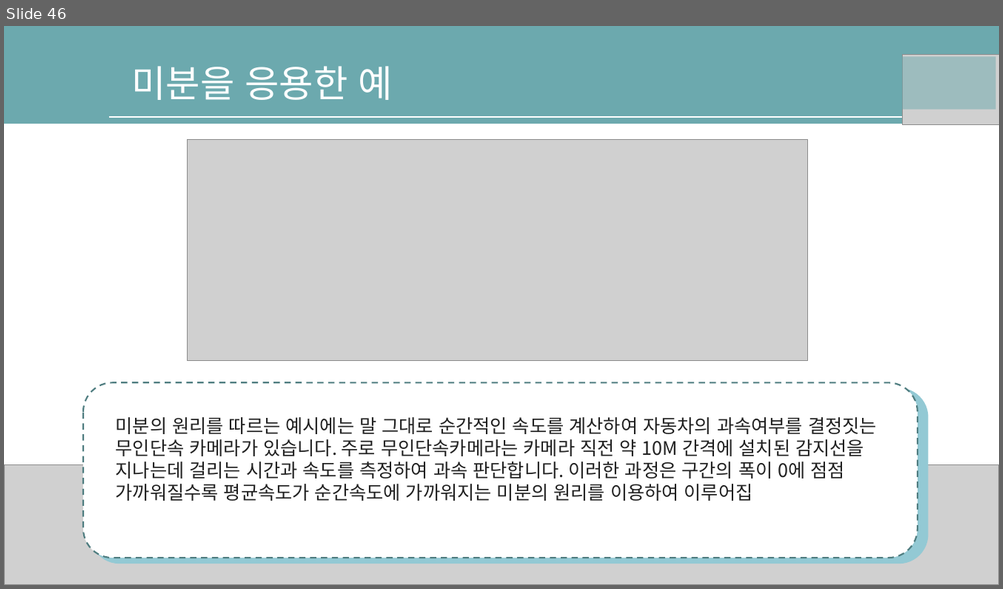
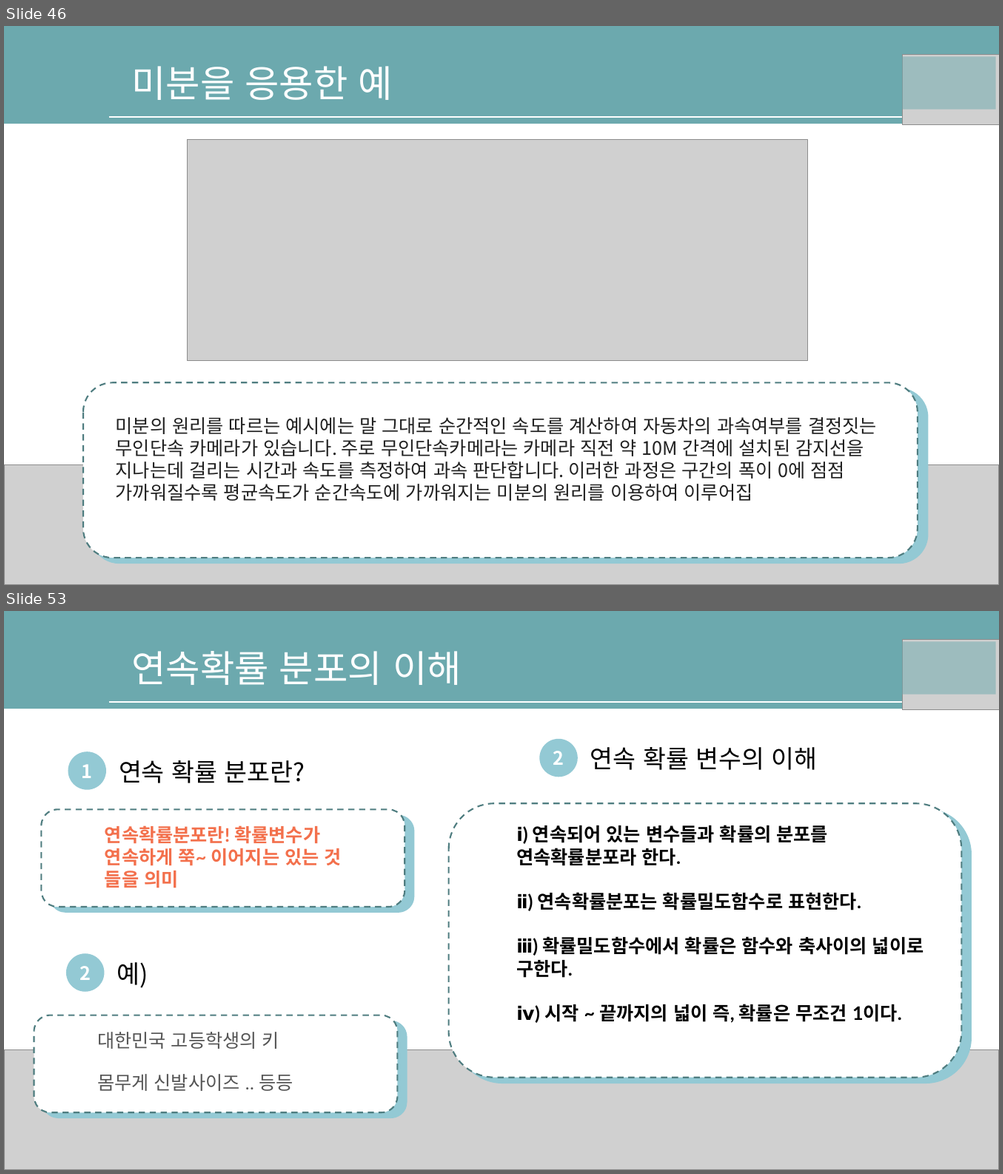
Before and after one commit to nqwrt/ai_doucument, a slide deck: AI-딥러닝을위한-수학공식.pptx. Shown one above the other, each under a label of ours: slide 46 before the commit, slides 46 and 53 after it; the slides between them are not shown. The pictures are 1003x589 and 1003x1174 pixels, drawn with LibreOffice and Linux fonts; fonts in the diff are those of the drawing; grey boxes stand for pictures; background and template pictures are left out. Boxes give left, top, right and bottom in pixels: in the first picture for what was removed or moved away, otherwise in the second. Text is boxed around its words. In the diff, an @@ line names an element or a change of style, - is before the commit and + after.

```diff
--- a/AI-딥러닝을위한-수학공식.pptx
+++ b/AI-딥러닝을위한-수학공식.pptx
@@ slide 53 added at (x1=4, y1=611, x2=999, y2=1170), background #FFFFFF; not listed: 2 template elements that a slide beside it also shows @@
@@ text added at (x1=131, y1=651, x2=461, y2=685), 36 pt, text #FFFFFF @@
+연속확률 분포의 이해
@@ rectangle added at (x1=899, y1=641, x2=996, y2=695), fill #6CA9AE at 50% opacity @@
@@ picture added at (x1=902, y1=639, x2=999, y2=709) @@
@@ ellipse added at (x1=540, y1=738, x2=578, y2=777), fill #93C9D4, 18 pt, text #FFFFFF, bold @@
+2
@@ ellipse added at (x1=68, y1=752, x2=106, y2=790), fill #93C9D4, 18 pt, text #FFFFFF, bold @@
+1
@@ text added at (x1=119, y1=760, x2=304, y2=783), 24 pt, text #000000 @@
+연속 확률 분포란?
@@ text added at (x1=590, y1=747, x2=817, y2=770), 24 pt, text #000000 @@
+연속 확률 변수의 이해
@@ rounded rectangle added at (x1=41, y1=809, x2=404, y2=907), fill #FFFFFF, outline #507D81 1.5 pt dashed @@
@@ rounded rectangle added at (x1=449, y1=803, x2=962, y2=1078), fill #FFFFFF, outline #507D81 1.5 pt dashed @@
@@ rounded rectangle added at (x1=456, y1=809, x2=971, y2=1084), fill #93C9D4 @@
@@ rounded rectangle added at (x1=50, y1=815, x2=415, y2=913), fill #93C9D4 @@
@@ text added at (x1=105, y1=826, x2=341, y2=889), 18 pt, text #F3704C, bold @@
+연속확률분포란! 확률변수가
+연속하게 쭉~ 이어지는 있는 것 들을 의미
@@ text added at (x1=516, y1=825, x2=924, y2=1023), 18 pt, text #000000, bold @@
+ⅰ) 연속되어 있는 변수들과 확률의 분포를 연속확률분포라 한다.
+ⅱ) 연속확률분포는 확률밀도함수로 표현한다.
+ⅲ) 확률밀도함수에서 확률은 함수와 축사이의 넓이로 구한다.
+ⅳ) 시작 ~ 끝까지의 넓이 즉, 확률은 무조건 1이다.
@@ ellipse added at (x1=66, y1=954, x2=104, y2=992), fill #93C9D4, 18 pt, text #FFFFFF, bold @@
+2
@@ text added at (x1=117, y1=963, x2=148, y2=988), 24 pt, text #000000 @@
+예)
@@ rounded rectangle added at (x1=34, y1=1015, x2=397, y2=1113), fill #FFFFFF, outline #507D81 1.5 pt dashed @@
@@ rounded rectangle added at (x1=42, y1=1022, x2=407, y2=1119), fill #93C9D4 @@
@@ text added at (x1=97, y1=1032, x2=279, y2=1049), 18 pt, text #555555 @@
+대한민국 고등학생의 키
@@ picture added at (x1=4, y1=1051, x2=999, y2=1170) @@
@@ text added at (x1=97, y1=1074, x2=293, y2=1091), 18 pt, text #555555 @@
+몸무게 신발사이즈 .. 등등
```
Also in this commit, not shown: 6 other slides added.
